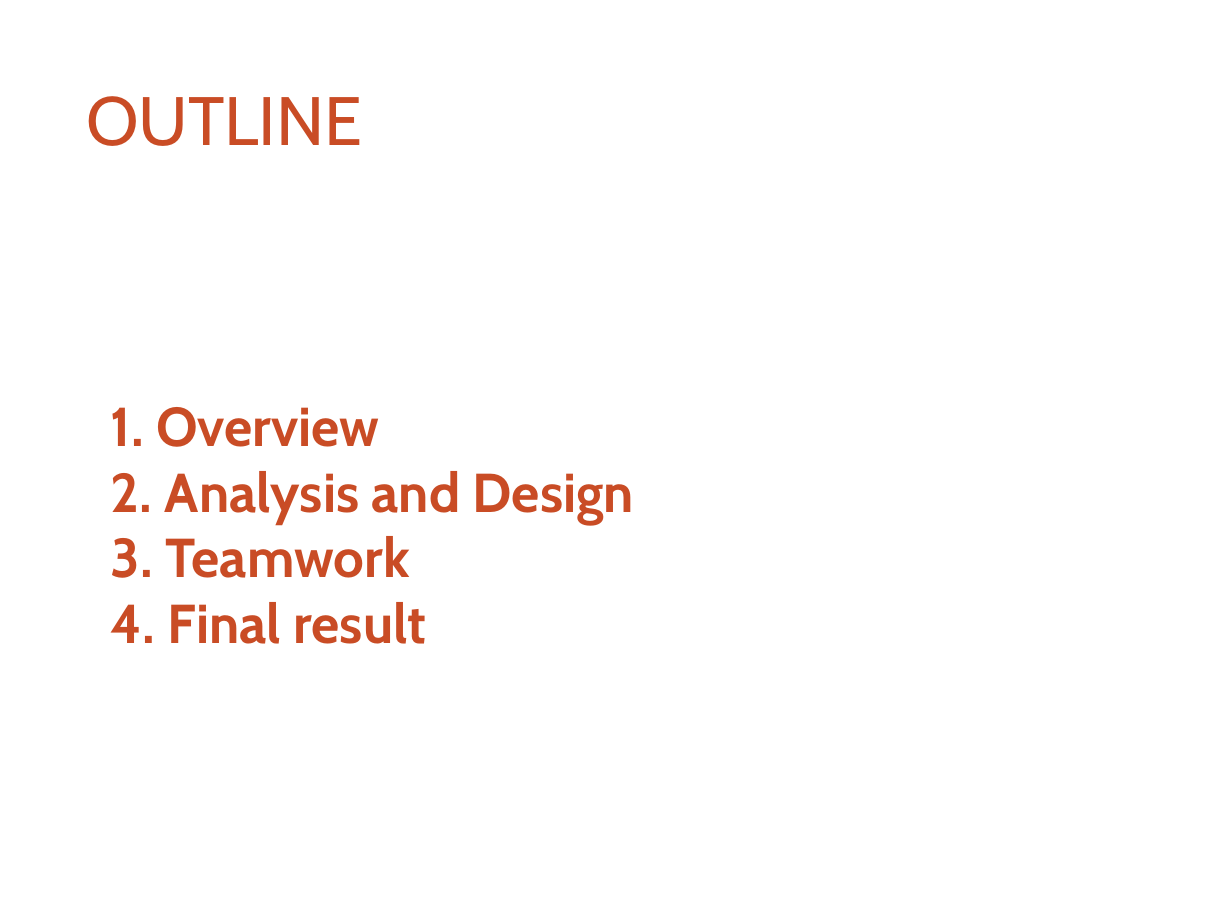
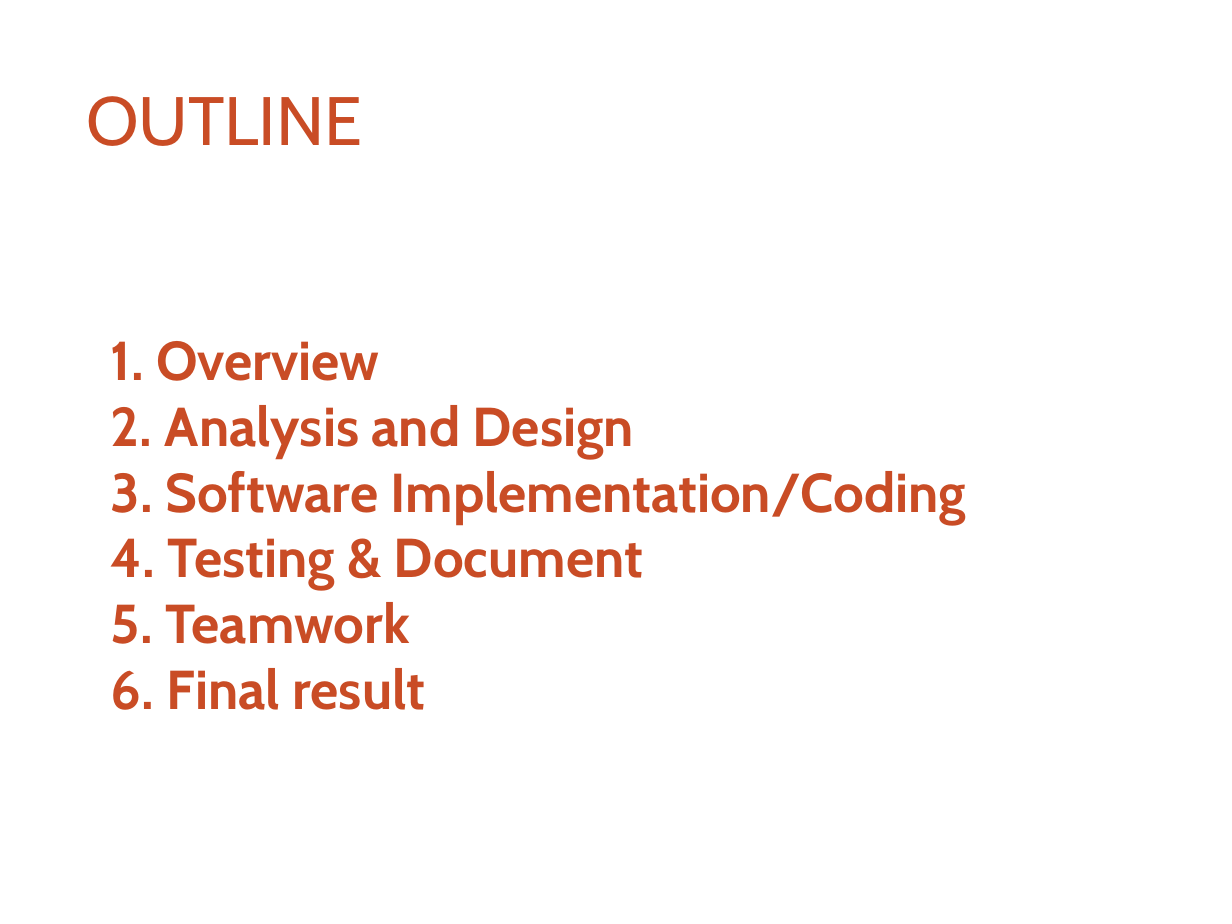
Before and after one commit to thoatran/iCT-Flashcard, a slide deck: slide 2 of docs/ReportSlides.pptx. Drawn at 1232x924 pixels with LibreOffice and Linux fonts; fonts in the diff are those of the drawing; background and template pictures are left out. Boxes give left, top, right and bottom in pixels: in the first picture for what was removed or moved away, otherwise in the second. Text is boxed around its words. In the diff, an @@ line names an element or a change of style, - is before the commit and + after.

```diff
--- a/docs/ReportSlides.pptx
+++ b/docs/ReportSlides.pptx
@@ text at (111,471,967,710): text changed @@
-3. Teamwork
-4. Final result
+3. Software Implementation/Coding
+4. Testing & Document
+5. Teamwork
+6. Final result
```
Also in this commit, not shown: 4 other slides changed, 4 slides added, 1 slide removed, 1 other file.
